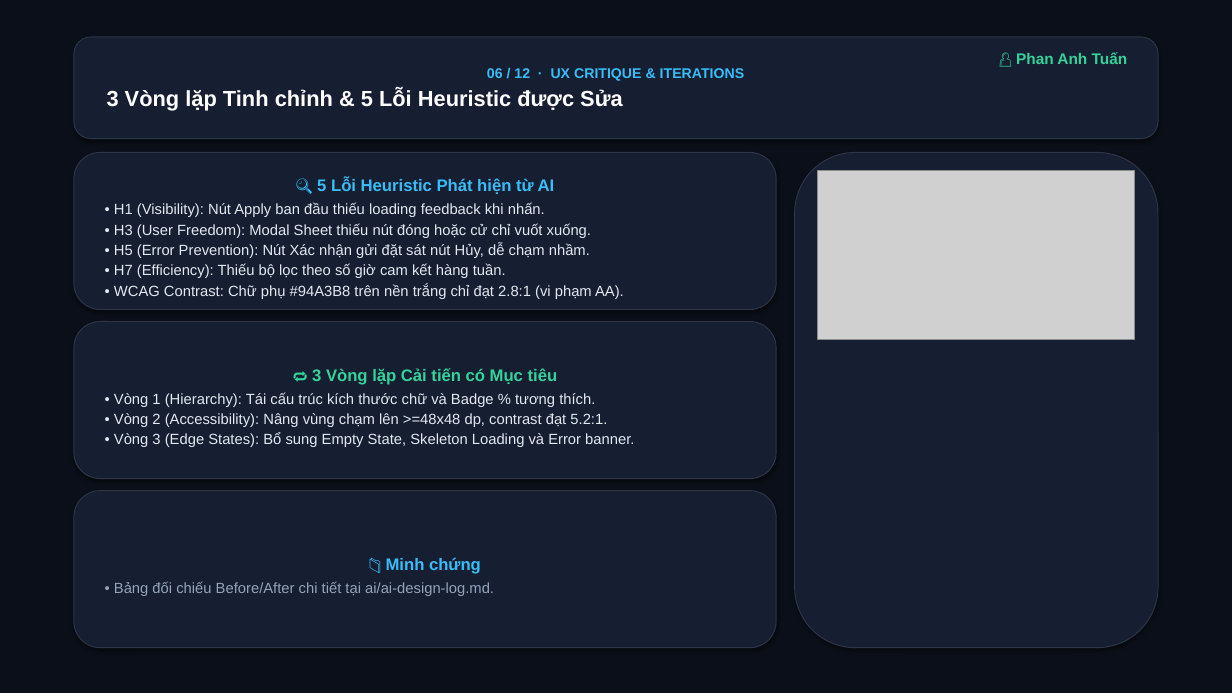
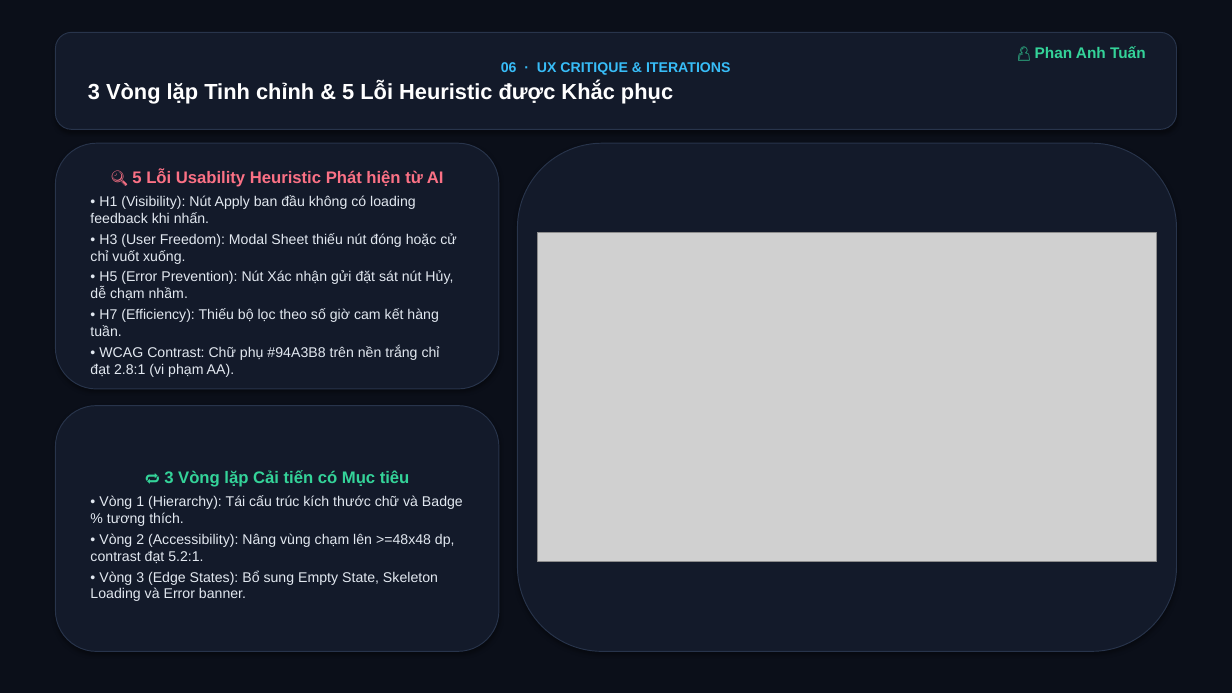
Before and after one commit to LuTu-2004/prm323-lab2-group4, a slide deck: slide 6 of docs/PRM323_Lab2_Nhom4_Slides.pptx. Drawn at 1232x693 pixels with LibreOffice and Linux fonts; fonts in the diff are those of the drawing; grey boxes stand for pictures. Boxes give left, top, right and bottom in pixels: in the first picture for what was removed or moved away, otherwise in the second. Text is boxed around its words. In the diff, an @@ line names an element or a change of style, - is before the commit and + after.

Commit message:
fix(docs): perfect image aspect ratios, prevent cutoffs, and provide wide showcase for 8 screens

```diff
--- a/docs/PRM323_Lab2_Nhom4_Slides.pptx
+++ b/docs/PRM323_Lab2_Nhom4_Slides.pptx
@@ rounded rectangle "06 · UX CRITIQUE & ...": place and size @@
-rounded rectangle "06 · UX CRITIQUE & ..." at [74, 37, 1158, 139]
+rounded rectangle "06 · UX CRITIQUE & ..." at [55, 32, 1177, 129]
@@ text "👤 Phan Anh Tuấn": place and size @@
-text "👤 Phan Anh Tuấn" at [1016, 52, 1128, 64]
+text "👤 Phan Anh Tuấn" at [1035, 46, 1146, 58]
@@ text in rounded rectangle at [88, 62, 731, 104]: text changed @@
-06 / 12 · UX CRITIQUE & ITERATIONS
-3 Vòng lặp Tinh chỉnh & 5 Lỗi Heuristic được Sửa
+06 · UX CRITIQUE & ITERATIONS
+3 Vòng lặp Tinh chỉnh & 5 Lỗi Heuristic được Khắc phục
@@ rounded rectangle "🔍 5 Lỗi Usability Heuristic ...": place and size @@
-rounded rectangle "🔍 5 Lỗi Usability Heuristic ..." at [74, 152, 776, 310]
+rounded rectangle "🔍 5 Lỗi Usability Heuristic ..." at [55, 143, 499, 389]
@@ fill #161E31 to #131A2A; outline #2D3748 0.75 pt to #28344B 0.75 pt in 4 elements at [55, 32, 1177, 129], [55, 143, 499, 389], [55, 406, 499, 652], [518, 143, 1177, 652] @@
@@ rounded rectangle: place and size @@
-rounded rectangle at [795, 152, 1158, 648]
+rounded rectangle at [518, 143, 1177, 652]
@@ text in rounded rectangle at [90, 170, 444, 223]: text changed; size 11.5 to 11 pt @@
-🔍 5 Lỗi Heuristic Phát hiện từ AI
-• H1 (Visibility): Nút Apply ban đầu thiếu loading feedback khi nhấn.
+🔍 5 Lỗi Usability Heuristic Phát hiện từ AI
+• H1 (Visibility): Nút Apply ban đầu không có loading feedback khi nhấn.
@@ text in rounded rectangle at [90, 233, 456, 377]: size 11.5 to 11 pt in "• H3 (User Freedom): Modal Sheet thiếu ...", "• H5 (Error Prevention): Nút Xác nhận ...", "• H7 (Efficiency): Thiếu bộ lọc theo ...", "• WCAG Contrast: Chữ phụ #94A3B8 trên ..."; more space between paragraphs @@
@@ picture: place and size @@
-picture at [818, 171, 1135, 339]
+picture at [538, 233, 1157, 562]
@@ rounded rectangle "🔁 3 Vòng lặp Cải ...": place and size @@
-rounded rectangle "🔁 3 Vòng lặp Cải ..." at [74, 322, 776, 479]
+rounded rectangle "🔁 3 Vòng lặp Cải ..." at [55, 406, 499, 652]
@@ rounded rectangle removed at [74, 491, 776, 648] @@
-📁 Minh chứng
-• Bảng đối chiếu Before/After chi tiết tại ai/ai-design-log.md.
@@ text in rounded rectangle at [90, 495, 463, 601]: size 11.5 to 11 pt in "• Vòng 1 (Hierarchy): Tái cấu trúc ...", "• Vòng 2 (Accessibility): Nâng vùng chạm ...", "• Vòng 3 (Edge States): Bổ sung ..."; more space between paragraphs @@
```
Also in this commit, not shown: 11 other slides changed, 1 other file.
